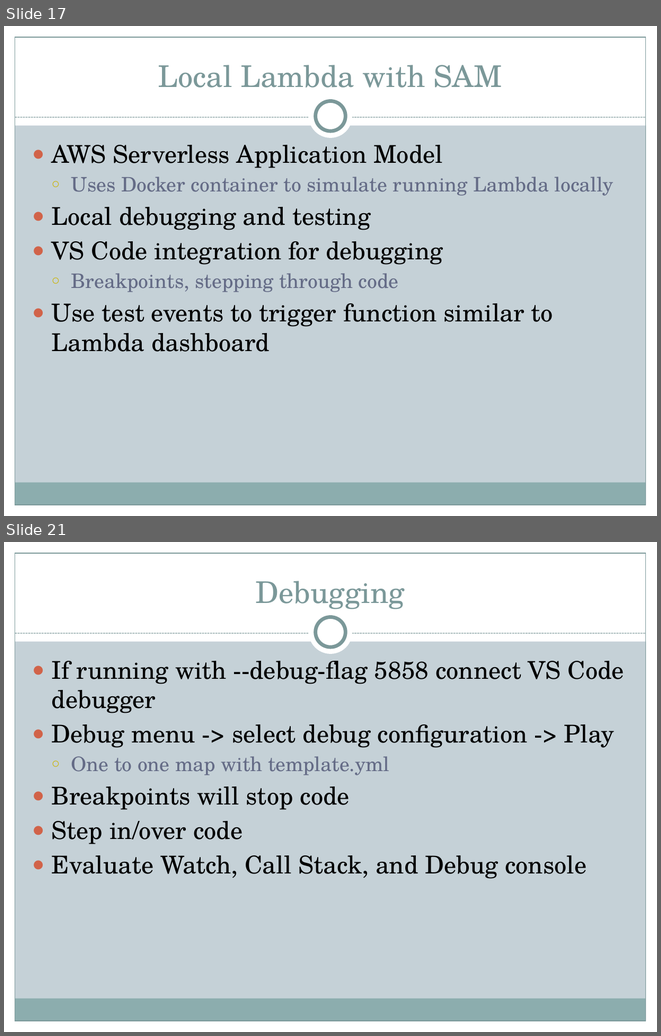
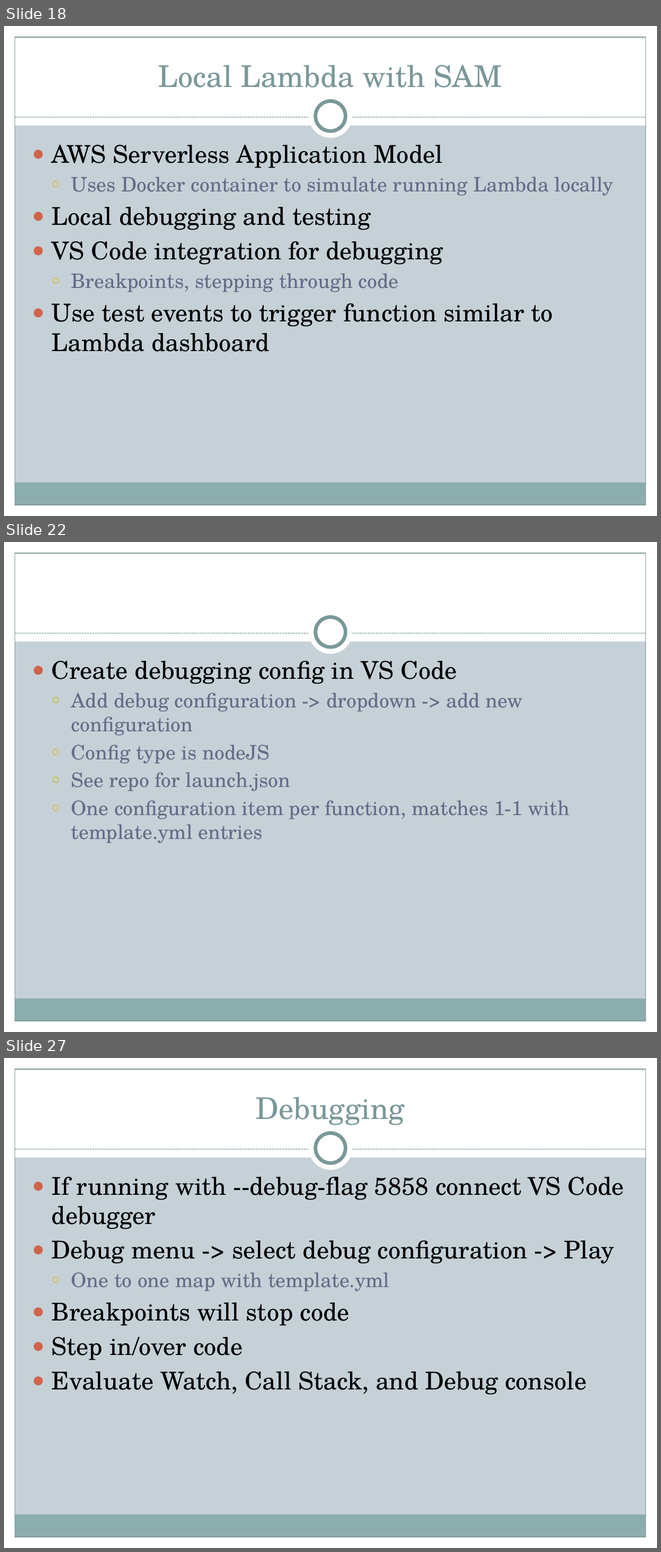
Before and after one commit to motobreath/lambda-lambda-lambda, a slide deck: lambda-lambda-lambda.pptx. Shown one above the other, each under a label of ours: slides 17 and 21 before the commit, slides 18, 22 and 27 after it; the slides between them are not shown. The pictures are 661x1036 and 661x1552 pixels, drawn with LibreOffice and Linux fonts; fonts in the diff are those of the drawing. Boxes give left, top, right and bottom in pixels: in the first picture for what was removed or moved away, otherwise in the second. Text is boxed around its words. In the diff, an @@ line names an element or a change of style, - is before the commit and + after.

```diff
--- a/lambda-lambda-lambda.pptx
+++ b/lambda-lambda-lambda.pptx
@@ slide 22 added at (4, 542, 657, 1032), background #C5D1D7; not listed: 9 template elements that a slide beside it also shows @@
@@ text added at (52, 661, 570, 843), 22 pt, text #646B86 @@
+● Create debugging config in VS Code
+  ○ Add debug configuration -> dropdown -> add new configuration
+  ○ Config type is nodeJS
+  ○ See repo for launch.json
+  ○ One configuration item per function, matches 1-1 with template.yml entries
@@ what was slide 17 is now slide 18 @@
@@ what was slide 21 is now slide 27 @@
```
Also in this commit, not shown: 9 slides changed, 5 other slides added.
